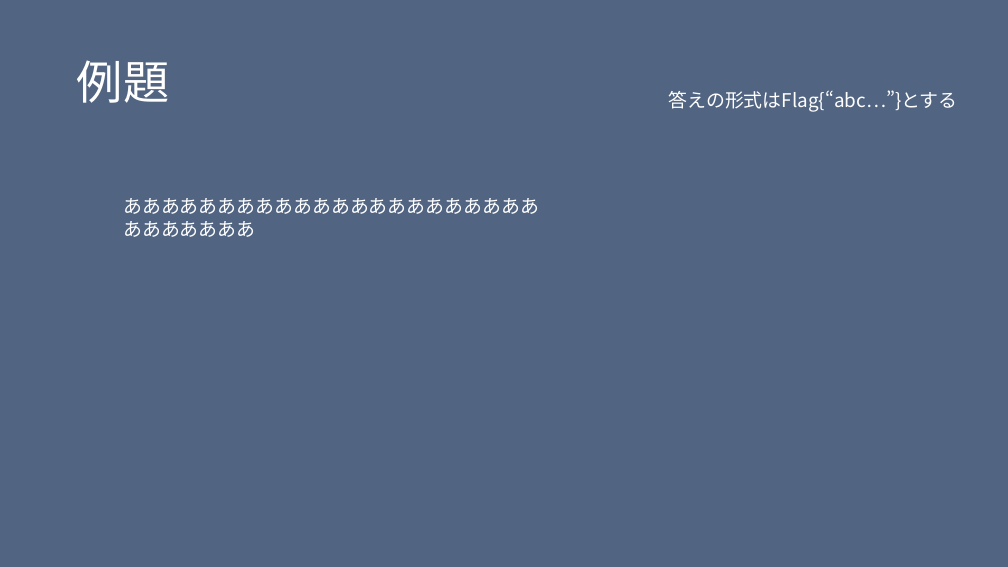
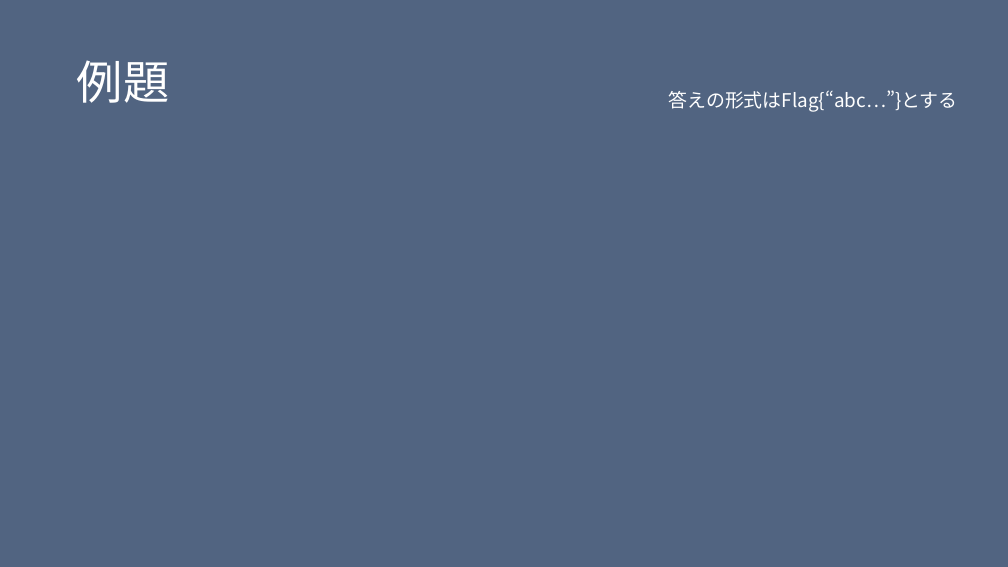
Before and after one commit to H0ndh11/CTF, a slide deck: slide 5 of ゼミ発表資料/ctf発表スライド.pptx. Drawn at 1008x567 pixels with LibreOffice and Linux fonts; fonts in the diff are those of the drawing. Boxes give left, top, right and bottom in pixels: in the first picture for what was removed or moved away, otherwise in the second. Text is boxed around its words. In the diff, an @@ line names an element or a change of style, - is before the commit and + after.

```diff
--- a/ゼミ発表資料/ctf発表スライド.pptx
+++ b/ゼミ発表資料/ctf発表スライド.pptx
@@ text removed at (123, 198, 539, 237) @@
-あああああああああああああああああああああああああああああ
```
Also in this commit, not shown: 1 other slide changed, 3 slides added, 1 other file.
